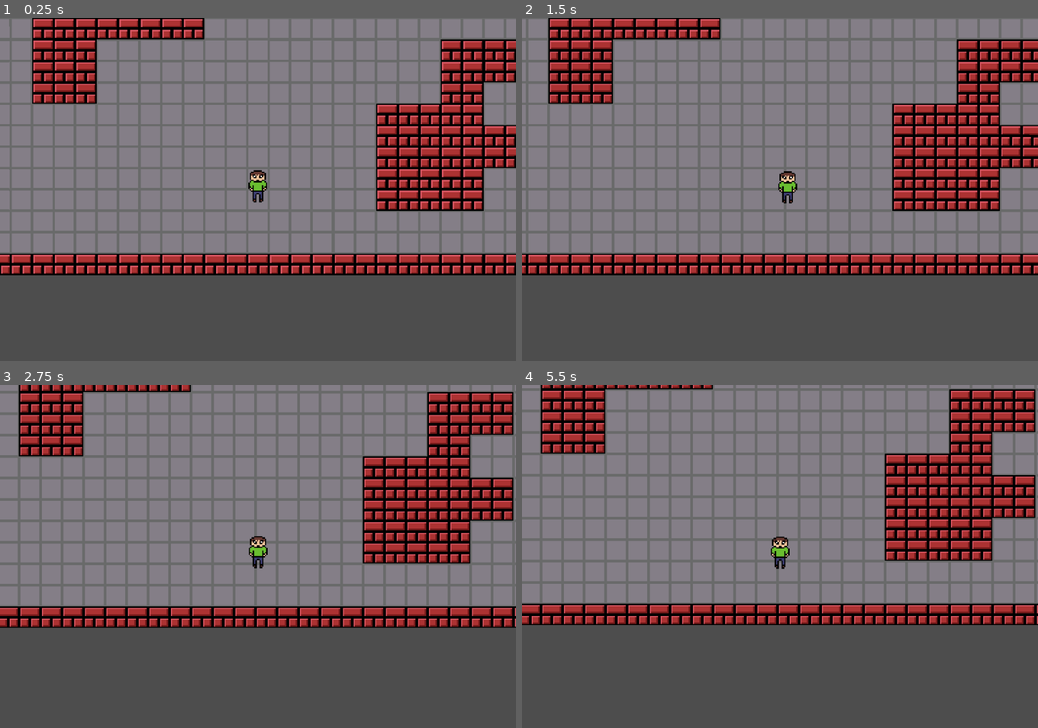
Above: before the commit, frames 1-4 (two rows, left to right).
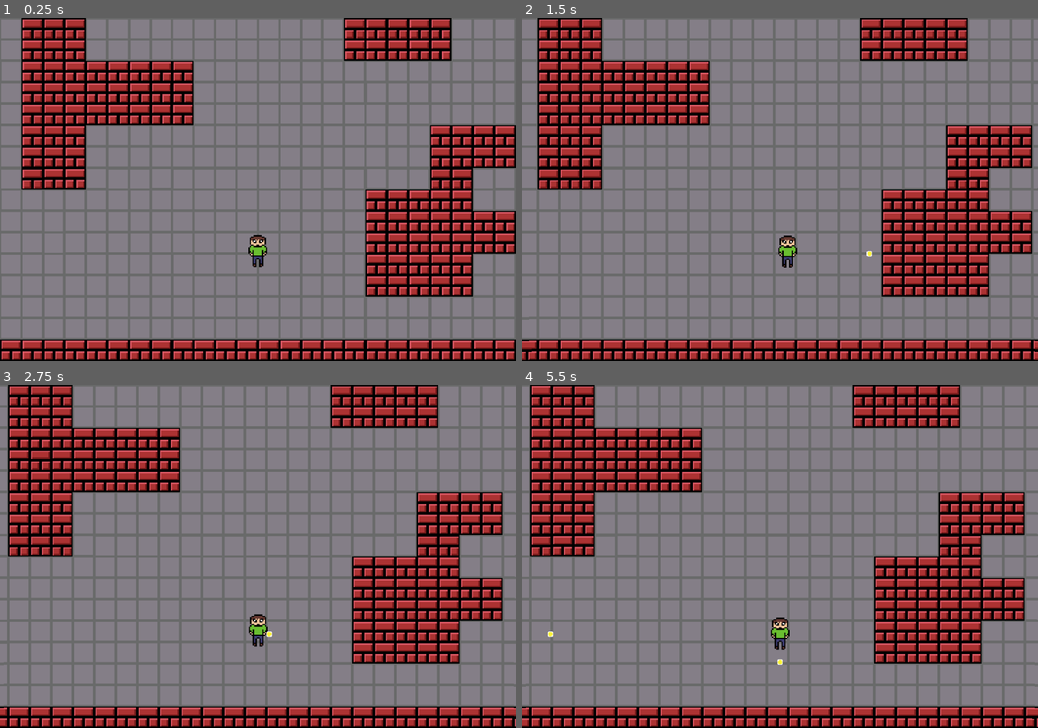
Above: after the commit, the same moments.

Repository: noass/2d_roguelike_game
Game: Godot game, scene res://Scenes/world.tscn
Same seed, same stepped clock (60 frames per second), same inputs: the game is played once before the commit and once after it.
Inputs:
- Up to frame 1 (0.25 s): no input
- Up to frame 2 (1.5 s): hold Right (RIGHT, bound only after the commit) 0.53-1.28 s; tap A (A) at 0.6 s; tap D (D) at 0.8, 1.35 s; hold Down (DOWN, bound only after the commit) from 1.28 s (still down)
- Up to frame 3 (2.75 s): tap S (S) at 1.55, 2.1 s; release Down (DOWN, bound only after the commit) at 2.03 s; hold Right (RIGHT, bound only after the commit) from 2.03 s (still down); tap W (W) at 2.3 s
- Up to frame 4 (5.5 s): release Right (RIGHT, bound only after the commit) at 2.78 s; hold Up (UP, bound only after the commit) 2.78-3.53 s; tap W (W) at 2.85, 5.3 s; tap A (A) at 3.05, 3.6 s; hold Left (LEFT, bound only after the commit) 3.53-5.03 s; tap D (D) at 3.8, 4.35 s; tap S (S) at 4.55, 5.1 s; hold Down (DOWN, bound only after the commit) from 5.03 s (still down)

The runs differ from the first frame. In frame 1, 60% of the frame differs, in the area x 0-100%, y 0-100%; in frame 2, 61%; in frame 3, 74%; in frame 4, 74%.

Commit message:
added shooting with arrow keys, fixed smooth camera jitter

Diff:
--- /dev/null
+++ b/Scenes/bullet.tscn
@@ -0,0 +1,18 @@
+[gd_scene load_steps=4 format=3 uid="uid://u575kpfowt7n"]
+
+[ext_resource type="Script" path="res://Scripts/bullet.gd" id="1_haq2v"]
+[ext_resource type="Texture2D" uid="uid://67da6nhm1qwp" path="res://Assets/Sprites/bullet.png" id="1_mpc6y"]
+
+[sub_resource type="CircleShape2D" id="CircleShape2D_83yyi"]
+radius = 4.57
+
+[node name="Bullet" type="Area2D"]
+script = ExtResource("1_haq2v")
+
+[node name="Sprite2D" type="Sprite2D" parent="."]
+texture = ExtResource("1_mpc6y")
+
+[node name="CollisionShape2D" type="CollisionShape2D" parent="."]
+shape = SubResource("CircleShape2D_83yyi")
+
+[connection signal="body_entered" from="." to="." method="_on_body_entered"]
--- a/Scenes/player.tscn
+++ b/Scenes/player.tscn
@@ -6,6 +6,110 @@
 [sub_resource type="CapsuleShape2D" id="CapsuleShape2D_1gq81"]
 radius = 14.0
 height = 48.0
+
+[sub_resource type="Animation" id="Animation_7vhc4"]
+length = 0.001
+tracks/0/type = "value"
+tracks/0/imported = false
+tracks/0/enabled = true
+tracks/0/path = NodePath("Sprite2D:rotation")
+tracks/0/interp = 1
+tracks/0/loop_wrap = true
+tracks/0/keys = {
+"times": PackedFloat32Array(0),
+"transitions": PackedFloat32Array(1),
+"update": 0,
+"values": [0.279253]
+}
+tracks/1/type = "value"
+tracks/1/imported = false
+tracks/1/enabled = true
+tracks/1/path = NodePath("Sprite2D:position")
+tracks/1/interp = 1
+tracks/1/loop_wrap = true
+tracks/1/keys = {
+"times": PackedFloat32Array(0),
+"transitions": PackedFloat32Array(1),
+"update": 0,
+"values": [Vector2(0, -5)]
+}
+tracks/2/type = "value"
+tracks/2/imported = false
+tracks/2/enabled = true
+tracks/2/path = NodePath("CollisionShape2D:rotation")
+tracks/2/interp = 1
+tracks/2/loop_wrap = true
+tracks/2/keys = {
+"times": PackedFloat32Array(0),
+"transitions": PackedFloat32Array(1),
+"update": 0,
+"values": [0.279253]
+}
+tracks/3/type = "value"
+tracks/3/imported = false
+tracks/3/enabled = true
+tracks/3/path = NodePath("CollisionShape2D:position")
+tracks/3/interp = 1
+tracks/3/loop_wrap = true
+tracks/3/keys = {
+"times": PackedFloat32Array(0),
+"transitions": PackedFloat32Array(1),
+"update": 0,
+"values": [Vector2(0, -5)]
+}
+
+[sub_resource type="Animation" id="Animation_45t5i"]
+resource_name = "idle"
+length = 1.5
+loop_mode = 1
+tracks/0/type = "value"
+tracks/0/imported = false
+tracks/0/enabled = true
+tracks/0/path = NodePath("Sprite2D:rotation")
+tracks/0/interp = 2
+tracks/0/loop_wrap = true
+tracks/0/keys = {
+"times": PackedFloat32Array(0),
+"transitions": PackedFloat32Array(1),
+"update": 0,
+"values": [0.0]
+}
+tracks/1/type = "value"
+tracks/1/imported = false
+tracks/1/enabled = true
+tracks/1/path = NodePath("Sprite2D:position")
+tracks/1/interp = 2
+tracks/1/loop_wrap = true
+tracks/1/keys = {
+"times": PackedFloat32Array(0, 0.5, 1),
+"transitions": PackedFloat32Array(1, 1, 1),
+"update": 0,
+"values": [Vector2(0, -5), Vector2(0, 0), Vector2(0, -5)]
+}
+tracks/2/type = "value"
+tracks/2/imported = false
+tracks/2/enabled = true
+tracks/2/path = NodePath("CollisionShape2D:rotation")
+tracks/2/interp = 2
+tracks/2/loop_wrap = true
+tracks/2/keys = {
+"times": PackedFloat32Array(0),
+"transitions": PackedFloat32Array(1),
+"update": 0,
+"values": [0.0]
+}
+tracks/3/type = "value"
+tracks/3/imported = false
+tracks/3/enabled = true
+tracks/3/path = NodePath("CollisionShape2D:position")
+tracks/3/interp = 2
+tracks/3/loop_wrap = true
+tracks/3/keys = {
+"times": PackedFloat32Array(0, 0.5, 1),
+"transitions": PackedFloat32Array(1, 1, 1),
+"update": 0,
+"values": [Vector2(0, -5), Vector2(0, 0), Vector2(0, -5)]
+}
 
 [sub_resource type="Animation" id="Animation_geo1n"]
 resource_name = "walking"
@@ -60,110 +164,6 @@
 "values": [Vector2(0, -5), Vector2(0, 0), Vector2(0, -5)]
 }
 
-[sub_resource type="Animation" id="Animation_7vhc4"]
-length = 0.001
-tracks/0/type = "value"
-tracks/0/imported = false
-tracks/0/enabled = true
-tracks/0/path = NodePath("Sprite2D:rotation")
-tracks/0/interp = 1
-tracks/0/loop_wrap = true
-tracks/0/keys = {
-"times": PackedFloat32Array(0),
-"transitions": PackedFloat32Array(1),
-"update": 0,
-"values": [0.279253]
-}
-tracks/1/type = "value"
-tracks/1/imported = false
-tracks/1/enabled = true
-tracks/1/path = NodePath("Sprite2D:position")
-tracks/1/interp = 1
-tracks/1/loop_wrap = true
-tracks/1/keys = {
-"times": PackedFloat32Array(0),
-"transitions": PackedFloat32Array(1),
-"update": 0,
-"values": [Vector2(0, -5)]
-}
-tracks/2/type = "value"
-tracks/2/imported = false
-tracks/2/enabled = true
-tracks/2/path = NodePath("CollisionShape2D:rotation")
-tracks/2/interp = 1
-tracks/2/loop_wrap = true
-tracks/2/keys = {
-"times": PackedFloat32Array(0),
-"transitions": PackedFloat32Array(1),
-"update": 0,
-"values": [0.279253]
-}
-tracks/3/type = "value"
-tracks/3/imported = false
-tracks/3/enabled = true
-tracks/3/path = NodePath("CollisionShape2D:position")
-tracks/3/interp = 1
-tracks/3/loop_wrap = true
-tracks/3/keys = {
-"times": PackedFloat32Array(0),
-"transitions": PackedFloat32Array(1),
-"update": 0,
-"values": [Vector2(0, -5)]
-}
-
-[sub_resource type="Animation" id="Animation_45t5i"]
-resource_name = "idle"
-length = 1.5
-loop_mode = 1
-tracks/0/type = "value"
-tracks/0/imported = false
-tracks/0/enabled = true
-tracks/0/path = NodePath("Sprite2D:rotation")
-tracks/0/interp = 2
-tracks/0/loop_wrap = true
-tracks/0/keys = {
-"times": PackedFloat32Array(0),
-"transitions": PackedFloat32Array(1),
-"update": 0,
-"values": [0.0]
-}
-tracks/1/type = "value"
-tracks/1/imported = false
-tracks/1/enabled = true
-tracks/1/path = NodePath("Sprite2D:position")
-tracks/1/interp = 2
-tracks/1/loop_wrap = true
-tracks/1/keys = {
-"times": PackedFloat32Array(0, 0.5, 1),
-"transitions": PackedFloat32Array(1, 1, 1),
-"update": 0,
-"values": [Vector2(0, -5), Vector2(0, 0), Vector2(0, -5)]
-}
-tracks/2/type = "value"
-tracks/2/imported = false
-tracks/2/enabled = true
-tracks/2/path = NodePath("CollisionShape2D:rotation")
-tracks/2/interp = 2
-tracks/2/loop_wrap = true
-tracks/2/keys = {
-"times": PackedFloat32Array(0),
-"transitions": PackedFloat32Array(1),
-"update": 0,
-"values": [0.0]
-}
-tracks/3/type = "value"
-tracks/3/imported = false
-tracks/3/enabled = true
-tracks/3/path = NodePath("CollisionShape2D:position")
-tracks/3/interp = 2
-tracks/3/loop_wrap = true
-tracks/3/keys = {
-"times": PackedFloat32Array(0, 0.5, 1),
-"transitions": PackedFloat32Array(1, 1, 1),
-"update": 0,
-"values": [Vector2(0, -5), Vector2(0, 0), Vector2(0, -5)]
-}
-
 [sub_resource type="AnimationLibrary" id="AnimationLibrary_uwftn"]
 _data = {
 "RESET": SubResource("Animation_7vhc4"),
@@ -175,18 +175,18 @@
 script = ExtResource("1_hryaa")
 
 [node name="Sprite2D" type="Sprite2D" parent="."]
-position = Vector2(0, -5)
-rotation = 0.279253
 scale = Vector2(2, 2)
 texture = ExtResource("2_q1i3p")
 
 [node name="CollisionShape2D" type="CollisionShape2D" parent="."]
-position = Vector2(0, -5)
-rotation = 0.279253
 shape = SubResource("CapsuleShape2D_1gq81")
 
 [node name="Camera2D" type="Camera2D" parent="."]
 zoom = Vector2(1.25, 1.25)
+limit_left = 0
+limit_top = 0
+limit_right = 960
+limit_bottom = 640
 position_smoothing_enabled = true
 position_smoothing_speed = 5.25
 
@@ -195,3 +195,9 @@
 libraries = {
 "": SubResource("AnimationLibrary_uwftn")
 }
+
+[node name="ShootTimer" type="Timer" parent="."]
+wait_time = 0.3
+autostart = true
+
+[connection signal="timeout" from="ShootTimer" to="." method="_on_shoot_timer_timeout"]
--- a/Scenes/tileset.tscn
+++ b/Scenes/tileset.tscn
@@ -21,6 +21,7 @@
 physics_layer_0/physics_material = SubResource("PhysicsMaterial_o1ca8")
 sources/0 = SubResource("TileSetAtlasSource_kpgtu")
 
-[node name="TileMap" type="TileMap"]
+[node name="TileMap" type="TileMap" groups=["bulletStop"]]
+y_sort_enabled = true
 tile_set = SubResource("TileSet_4prb4")
 format = 2
--- a/Scenes/world.tscn
+++ b/Scenes/world.tscn
@@ -6,7 +6,7 @@
 [node name="World" type="Node2D"]
 
 [node name="Player" parent="." instance=ExtResource("1_dryvw")]
-position = Vector2(464, 512)
+position = Vector2(480, 480)
 
 [node name="Tileset" parent="." instance=ExtResource("2_12bcd")]
 scale = Vector2(2, 2)
--- /dev/null
+++ b/Scripts/bullet.gd
@@ -0,0 +1,10 @@
+extends Area2D
+
+const SPEED = 500
+
+func _physics_process(delta):
+	position += transform.x * SPEED * delta
+
+func _on_body_entered(body):
+	if body.is_in_group("bulletStop"):
+		queue_free()
--- a/Scripts/player.gd
+++ b/Scripts/player.gd
@@ -2,7 +2,9 @@
 
 const SPEED = 300
 
-func _physics_process(delta):
+var bullet = preload("res://Scenes/bullet.tscn")
+
+func _process(delta):
 	DisplayServer.window_set_title("2D roguelike | " + str(Engine.get_frames_per_second()) + " FPS")
 	var direction = Input.get_vector("A", "D", "W", "S")
 	if direction:
@@ -19,3 +21,25 @@
 		$AnimationPlayer.play("idle")
 
 	move_and_slide()
+
+func _on_shoot_timer_timeout():
+	if Input.is_action_pressed("RIGHT"):
+		var bulletInstance = bullet.instantiate()
+		get_parent().add_child(bulletInstance)
+		bulletInstance.rotation_degrees = 0
+		bulletInstance.position = global_position
+	elif Input.is_action_pressed("LEFT"):
+		var bulletInstance = bullet.instantiate()
+		get_parent().add_child(bulletInstance)
+		bulletInstance.rotation_degrees = -180
+		bulletInstance.position = global_position
+	elif Input.is_action_pressed("UP"):
+		var bulletInstance = bullet.instantiate()
+		get_parent().add_child(bulletInstance)
+		bulletInstance.rotation_degrees = -90
+		bulletInstance.position = global_position
+	elif Input.is_action_pressed("DOWN"):
+		var bulletInstance = bullet.instantiate()
+		get_parent().add_child(bulletInstance)
+		bulletInstance.rotation_degrees = -270
+		bulletInstance.position = global_position
--- a/project.godot
+++ b/project.godot
@@ -66,6 +66,26 @@
 "events": [Object(InputEventKey,"resource_local_to_scene":false,"resource_name":"","device":-1,"window_id":0,"alt_pressed":false,"shift_pressed":false,"ctrl_pressed":false,"meta_pressed":false,"pressed":false,"keycode":0,"physical_keycode":68,"key_label":0,"unicode":100,"echo":false,"script":null)
 ]
 }
+UP={
+"deadzone": 0.5,
+"events": [Object(InputEventKey,"resource_local_to_scene":false,"resource_name":"","device":-1,"window_id":0,"alt_pressed":false,"shift_pressed":false,"ctrl_pressed":false,"meta_pressed":false,"pressed":false,"keycode":0,"physical_keycode":4194320,"key_label":0,"unicode":0,"echo":false,"script":null)
+]
+}
+DOWN={
+"deadzone": 0.5,
+"events": [Object(InputEventKey,"resource_local_to_scene":false,"resource_name":"","device":-1,"window_id":0,"alt_pressed":false,"shift_pressed":false,"ctrl_pressed":false,"meta_pressed":false,"pressed":false,"keycode":0,"physical_keycode":4194322,"key_label":0,"unicode":0,"echo":false,"script":null)
+]
+}
+LEFT={
+"deadzone": 0.5,
+"events": [Object(InputEventKey,"resource_local_to_scene":false,"resource_name":"","device":-1,"window_id":0,"alt_pressed":false,"shift_pressed":false,"ctrl_pressed":false,"meta_pressed":false,"pressed":false,"keycode":0,"physical_keycode":4194319,"key_label":0,"unicode":0,"echo":false,"script":null)
+]
+}
+RIGHT={
+"deadzone": 0.5,
+"events": [Object(InputEventKey,"resource_local_to_scene":false,"resource_name":"","device":-1,"window_id":0,"alt_pressed":false,"shift_pressed":false,"ctrl_pressed":false,"meta_pressed":false,"pressed":false,"keycode":0,"physical_keycode":4194321,"key_label":0,"unicode":0,"echo":false,"script":null)
+]
+}
 
 [rendering]
 
Binary file added: Assets/Sprites/bullet.png
Not shown, added: Assets/Sprites/bullet.png.import
